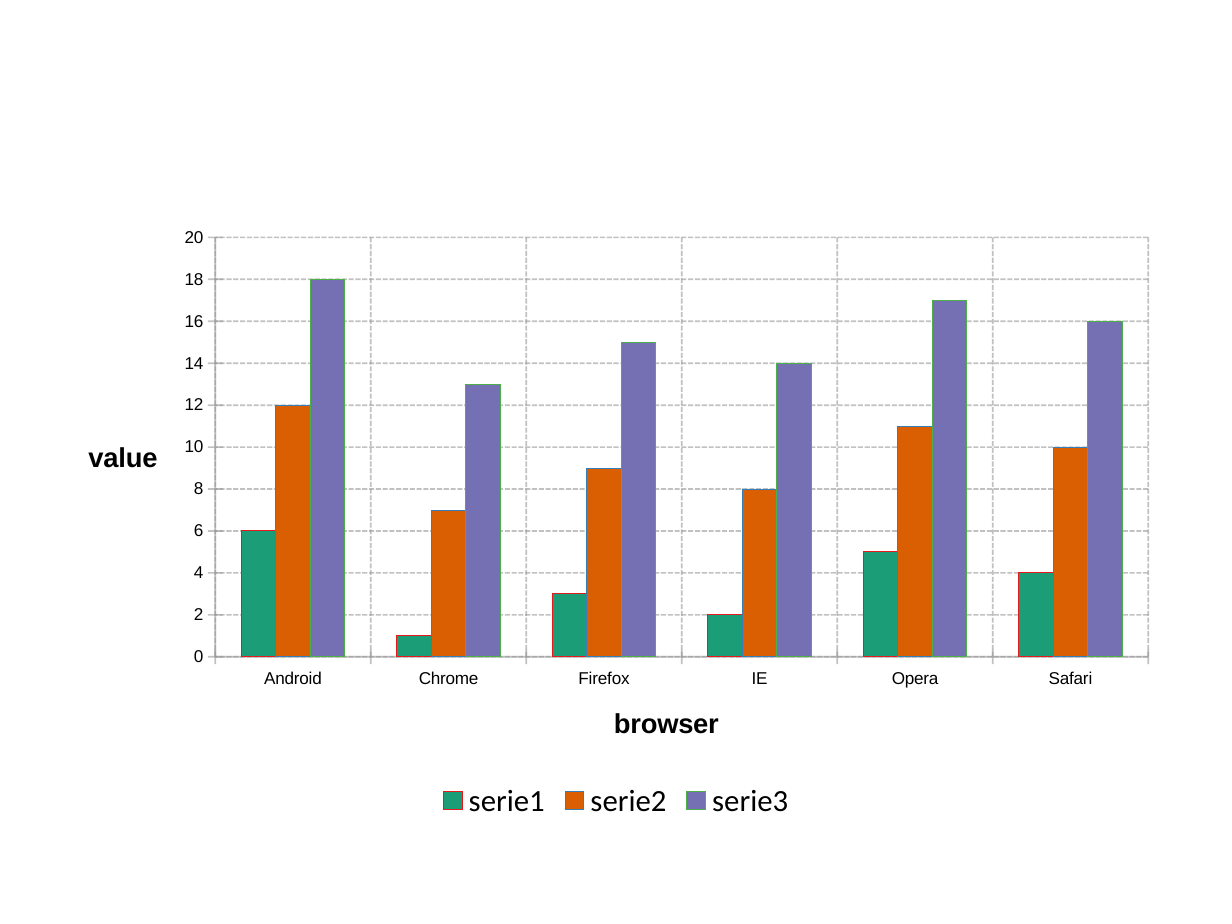
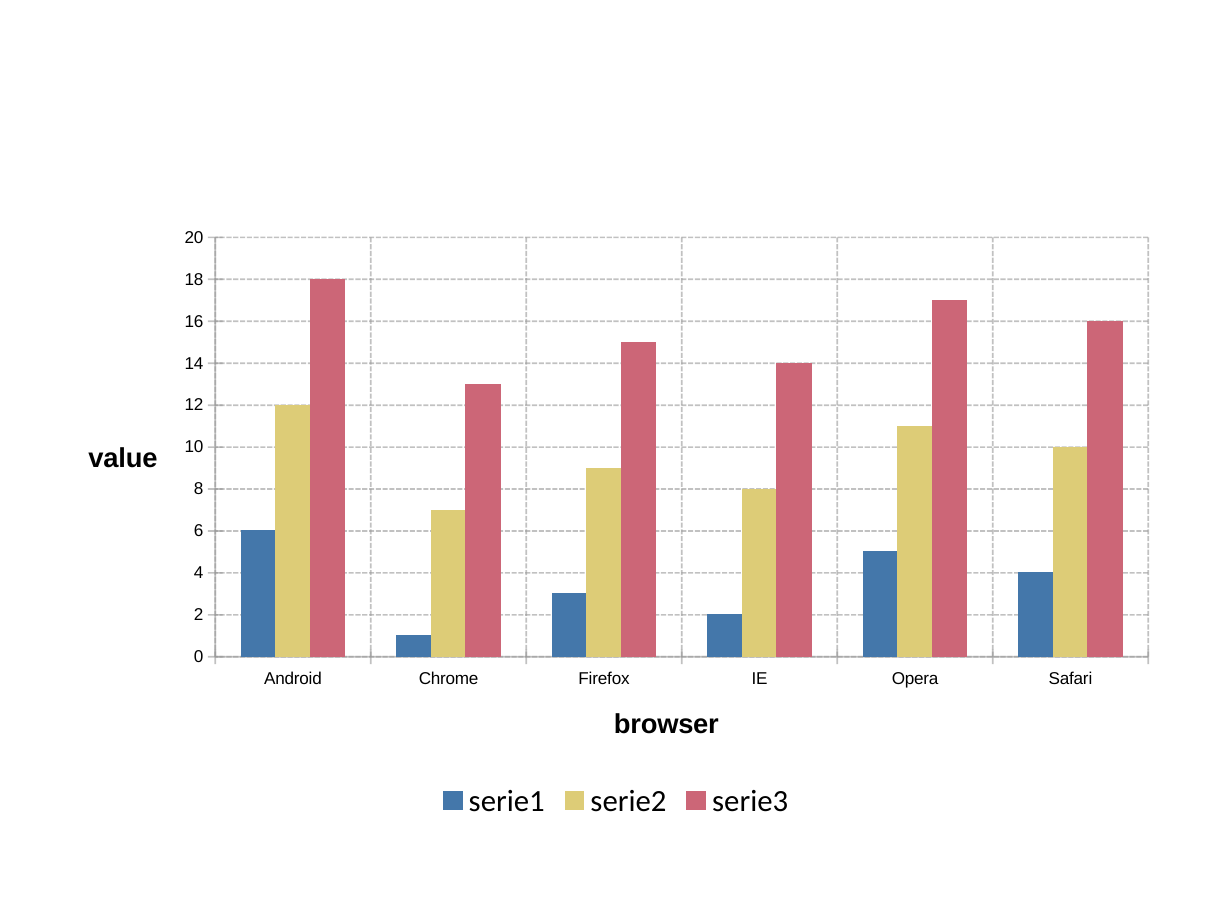
Before and after one commit to ardata-fr/mschart, a slide deck: slide 1 of docs/articles/assets/pptx/barchart_01_stacked.pptx. Drawn at 1232x924 pixels with LibreOffice and Linux fonts; fonts in the diff are those of the drawing. Boxes give left, top, right and bottom in pixels: in the first picture for what was removed or moved away, otherwise in the second. Text is boxed around its words. In the diff, an @@ line names an element or a change of style, - is before the commit and + after.

```diff
--- a/docs/articles/assets/pptx/barchart_01_stacked.pptx
+++ b/docs/articles/assets/pptx/barchart_01_stacked.pptx
@@ column chart at bbox=[62, 216, 1170, 825] @@
@@ colour of serie1 #1B9E77 to #4477AA @@
@@ colour of serie2 #D95F02 to #DDCC77 @@
@@ colour of serie3 #7570B3 to #CC6677 @@
```
Also in this commit, not shown: 11 other files.
